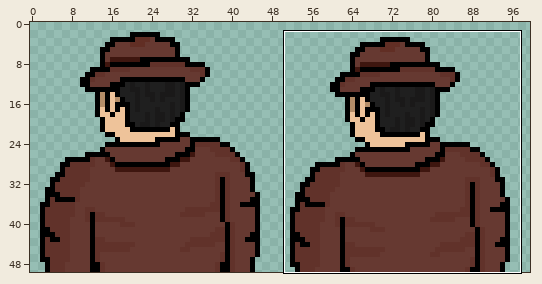
A sprite sheet gets an edit: Aseprite-Art/Moreau-Cutscene.png. The picture above shows the old version from afar; the outline marks the close-up.
Close-up. Before the commit:
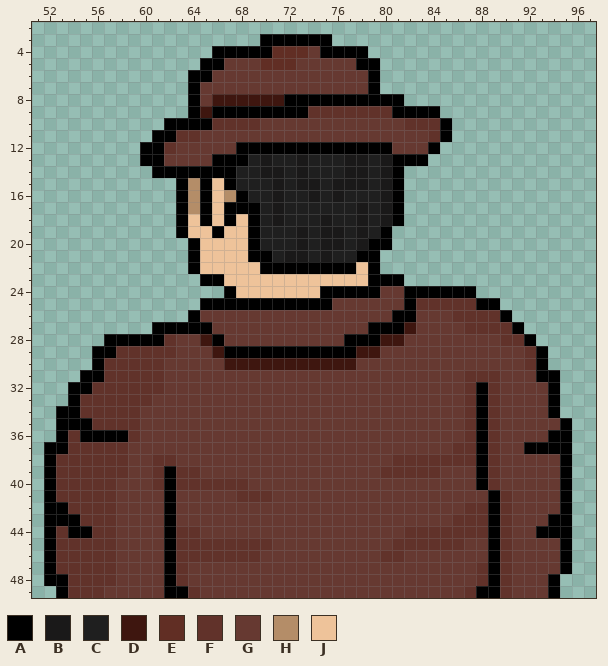
Shown: x 51..97, y 2..49. The commit also changed other parts of the picture, which this record leaves out.
Palette (. is transparent): A #000000  B #1a1919  C #1f1f1f  D #3e160f  E #612e24  F #61322a  G #663931  H #b48d68  J #eec39a
New version:
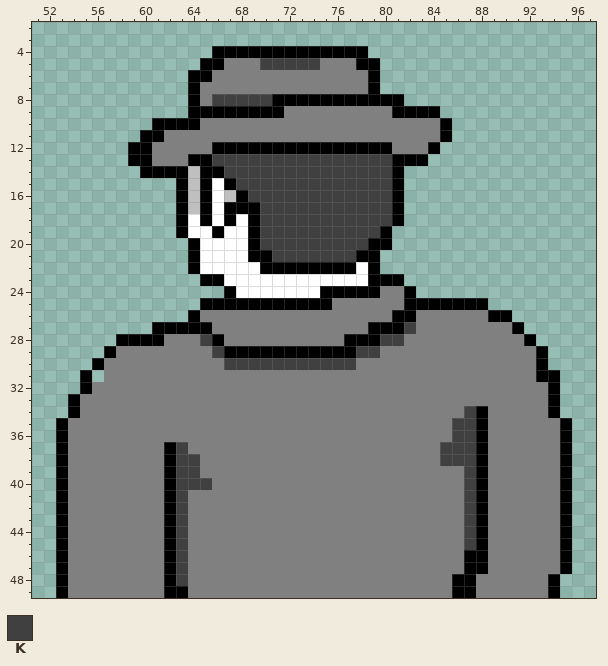
Colours new in this view: K #404040
Edits made:
file 300x150 -> 100x50 pixels (blocks of 3x3 -> 1x1; one block is one cell here)
colour G: #663931 -> #808080
colour H: #b48d68 -> #bfbfbf
colour J: #eec39a -> #ffffff
Changed rows in their new state; - is a pixel that keeps its letter.
first column x 52:
 3 ------------------......-------------------
 4 -------------------AAAA--------------------
 5 ------------------KKKKK--------------------
 8 --------------KKKKKA-----------------------
 9 -------------A------GGGGGGGGG--------------
10 ---------A---GGGGG------------GGG----------
11 --------A-GGG-------------------G----------
12 -------A-GG---AA---------------------------
13 -------A-G--AAKKKKKKKKKKKKKKK--------------
14 --------A---H--KKKKKKKKKKKKKK--------------
15 ----------------KKKKKKKKKKKKK--------------
16 -----------------KKKKKKKKKKKK--------------
17 ------------------KKKKKKKKKKK--------------
18 ------------------KKKKKKKKKKK--------------
19 ------------------KKKKKKKKKK---------------
20 ------------------KKKKKKKKK----------------
21 -------------------KKKKKKK-----------------
24 -------------------------------.....-------
25 -------------------------------AAAAA-.-----
26 ----------------------------------GGGA-----
27 ------------------------------K----GGGG----
28 -----.----G--K--------------KK--------GG---
29 ----.-GGGGG---K-----------KK------------G--
30 -----GGGGG-----KKKKKKKKKKK--------------G--
31 ----.GGGGG-------------------------GGG-----
32 --.-GGGGGG-------------------------GGG-----
33 ---GGGGGG--------------------------GGG-----
34 -.-GGGGG---------------------------K-G-----
35 --GGGGGG--------------------------KK-G-----
36 --GGGGGG--------------------------KK-G----G
37 .-GGGGG---AK---------------------KKK-G--GGG
38 .AGGGGG--GAKK----------------GGGGKKK-G-----
39 .AGGGGG--G-KK---------------GGGGG--K-G-----
40 .AGGGG---G-KKKGGG------------------K-G-----
41 .AGGGG-----K----GGG----------------KAGG----
42 .-GGGG-----K-----------------------KAGG----
43 .-GGGG-----K----------------------GKAGG---G
44 .AGGGG-----KG-----------------GGGGGKAGG--GG
45 .AGGGG-----KGGGGGGG----------GGGGGGKAGG----
46 .AGGGG-----KGGGGGG----------GG-----AAGG----
47 .AGGGG-----K-----------------------AAGG----
48 .-GGGG-----K----------------------AAGGG----
49 --GGG-------G---------------------AAGGG----
Changed places in both close-ups, as pixel boxes (x1, y1, x2, y2):
changed: (44, 34, 560, 598)
